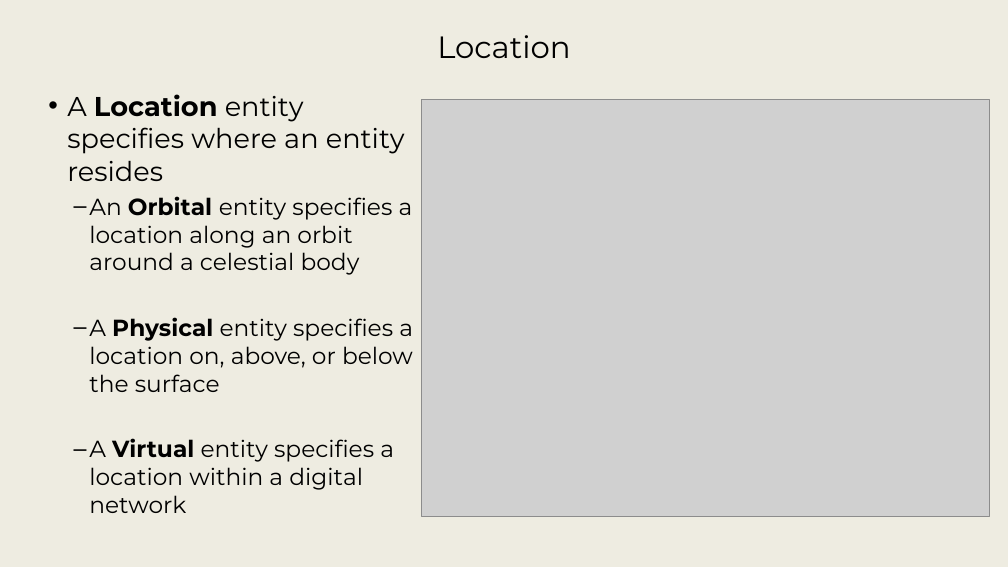
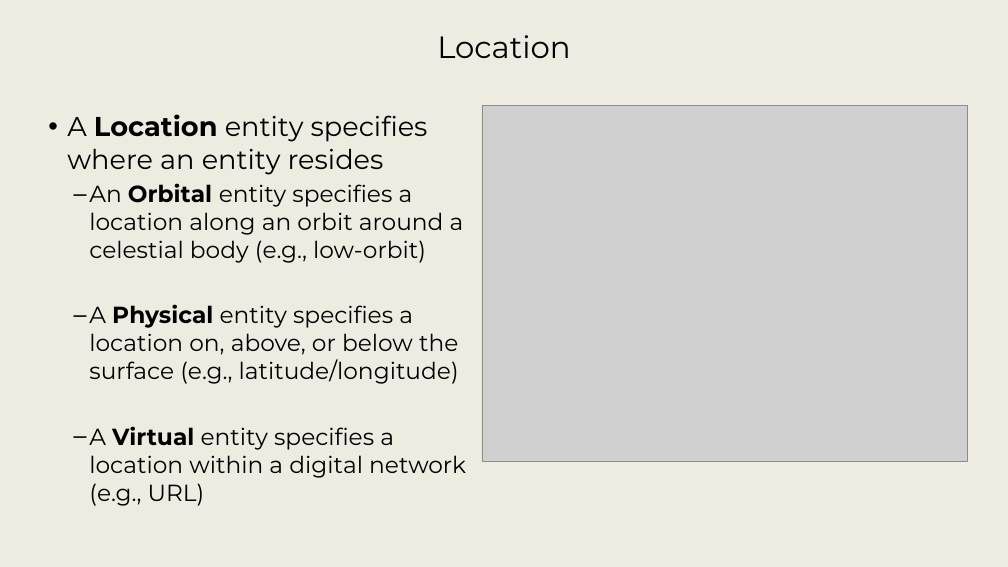
Before and after one commit to srudder16/Lifecycle_Modeling, a slide deck: slide 21 of 2025_WSRC/2026 WSRC Tutorial - 1.pptx (slide 19 before the commit). Drawn at 1008x567 pixels with LibreOffice and Linux fonts; fonts in the diff are those of the drawing; grey boxes stand for pictures; background and template pictures are left out. Boxes give left, top, right and bottom in pixels: in the first picture for what was removed or moved away, otherwise in the second. Text is boxed around its words. In the diff, an @@ line names an element or a change of style, - is before the commit and + after.

```diff
--- a/2025_WSRC/2026 WSRC Tutorial - 1.pptx
+++ b/2025_WSRC/2026 WSRC Tutorial - 1.pptx
@@ text "A Location entity specifies where ...": place and size @@
-text "A Location entity specifies where ..." at box(67, 94, 413, 513)
+text "A Location entity specifies where ..." at box(67, 114, 466, 478)
@@ picture: place and size @@
-picture at box(422, 100, 990, 516)
+picture at box(482, 106, 968, 462)
@@ text at box(89, 183, 466, 478): text changed @@
-  – An Orbital entity specifies a location along an orbit around a celestial body
-  – A Physical entity specifies a location on, above, or below the surface
-  – A Virtual entity specifies a location within a digital network
+  – An Orbital entity specifies a location along an orbit around a celestial body (e.g., low-orbit)
+  – A Physical entity specifies a location on, above, or below the surface (e.g., latitude/longitude)
+  – A Virtual entity specifies a location within a digital network (e.g., URL)
```
Also in this commit, not shown: 10 other slides changed, 2 slides added, 6 slides removed, 3 other files.
